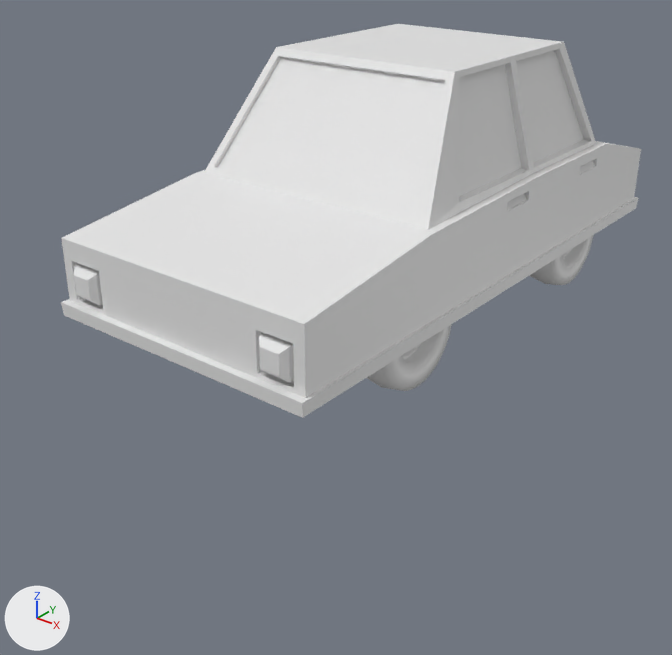
Renders of the FBX model CyclingVR/Assets/Models/GreenCarVersion2.fbx from each side of a commit.
Camera for both pictures: a 50 mm lens placed at (4.93, -6.8, 4.05), pointed at (-0.12, -0.5, 0.14). The lights are fixed; the arrows at lower left show +X, +Y and +Z. Where no turn or scale is listed for an object, it has been applied to the vertices.

The first picture shows 'GreenCar', 'Tire.001', 'Tire.006'.
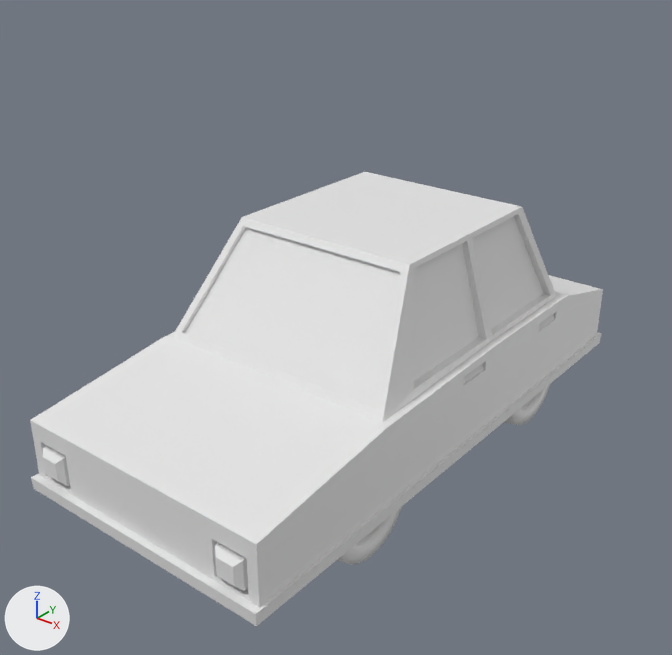
The change, as a diff of the scene's bpy script:
```diff
--- a/CyclingVR/Assets/Models/GreenCarVersion2.fbx.py
+++ b/CyclingVR/Assets/Models/GreenCarVersion2.fbx.py
@@ me_cube_001 @@
 me_cube_001.from_pydata(...)  # 1186 vertices, 1184 faces; spans x -1.33..1.33, y -2.67..3.08, z -0.34..1.6
 # used by ob_greencar; location = (0.0, 0.0, 1.05)
+# me_cube_001 part 1: the whole mesh is moved by (0.0, -0.54, -0.43)
 me_cube_001.materials.append(mat_material_004)
@@ me_torus_004 @@
 # used by ob_tire_001; location = (1.01, 1.84, 0.68)
-me_torus_004.from_pydata(...)  # 608 vertices, 578 faces; spans x -0.202..0.18, y -0.532..0.53, z -0.539..0.522
+me_torus_004.from_pydata(...)  # 2432 vertices, 2312 faces; spans x -1.187..1.187, y -2.293..1.611, z -1.279..-0.217
+# me_torus_004 part 2: 608 vertices removed from x -0.202..0.18, y -0.532..0.53, z -0.539..0.522
+# me_torus_004 part 3: 608 vertices added at x 0.805..1.187, y 0.549..1.611, z -1.279..-0.217
+# me_torus_004 part 4: 608 vertices added at x 0.805..1.187, y -2.293..-1.231, z -1.279..-0.217
 me_torus_004.materials.append(mat_material_004)
@@ ob_greencar @@
 ob_greencar = bpy.data.objects.new('GreenCar', me_cube_001)
-ob_greencar.location = (0.0, 0.0, 1.05)
+ob_greencar.location = (0.0, 0.0, 0.0)
@@ ob_tire_006 @@
-ob_tire_006 = bpy.data.objects.new('Tire.006', me_torus_011)
-ob_tire_006.location = (1.01, -1.0, 0.68)
@@ ob_tire_001 @@
 ob_tire_001 = bpy.data.objects.new('Tire.001', me_torus_004)
-ob_tire_001.location = (1.01, 1.84, 0.68)
+ob_tire_001.location = (0.0, 0.15, 0.0)
```

Changed parts and their boxes (x1, y1, x2, y2) in the pictures (672 x 655 px):
'GreenCar', moved: before (61, 24, 641, 418); after (30, 172, 603, 626)
'Tire.001', reshaped, moved: before (529, 235, 594, 285); after (336, 384, 550, 565)
'Tire.006', deleted: before (367, 324, 452, 391)
part 2 of me_torus_004, deleted: before (529, 235, 594, 285)
part 3 of me_torus_004, added: after (503, 384, 550, 425)
part 4 of me_torus_004, added: after (336, 507, 402, 565)
